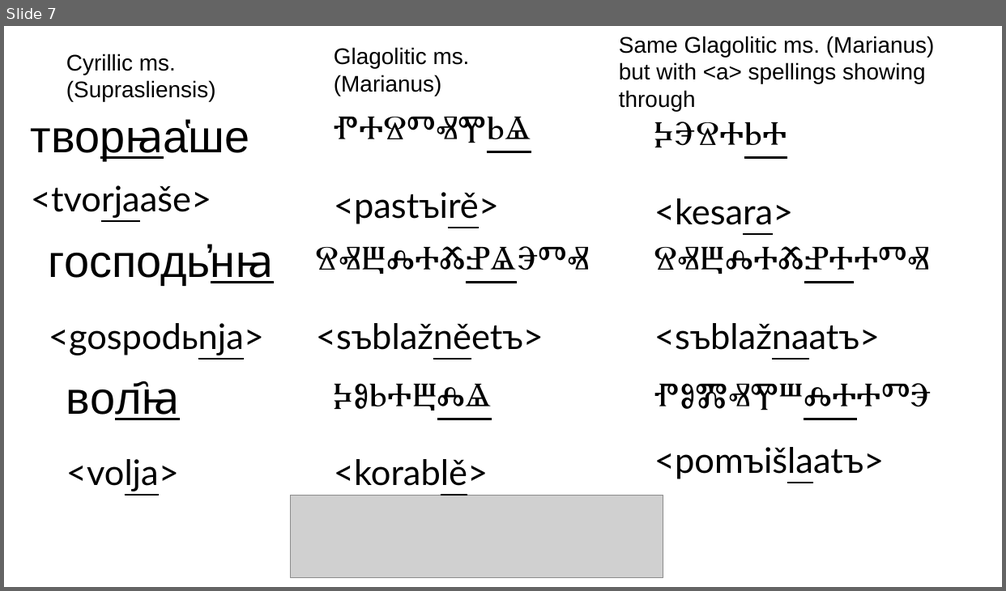
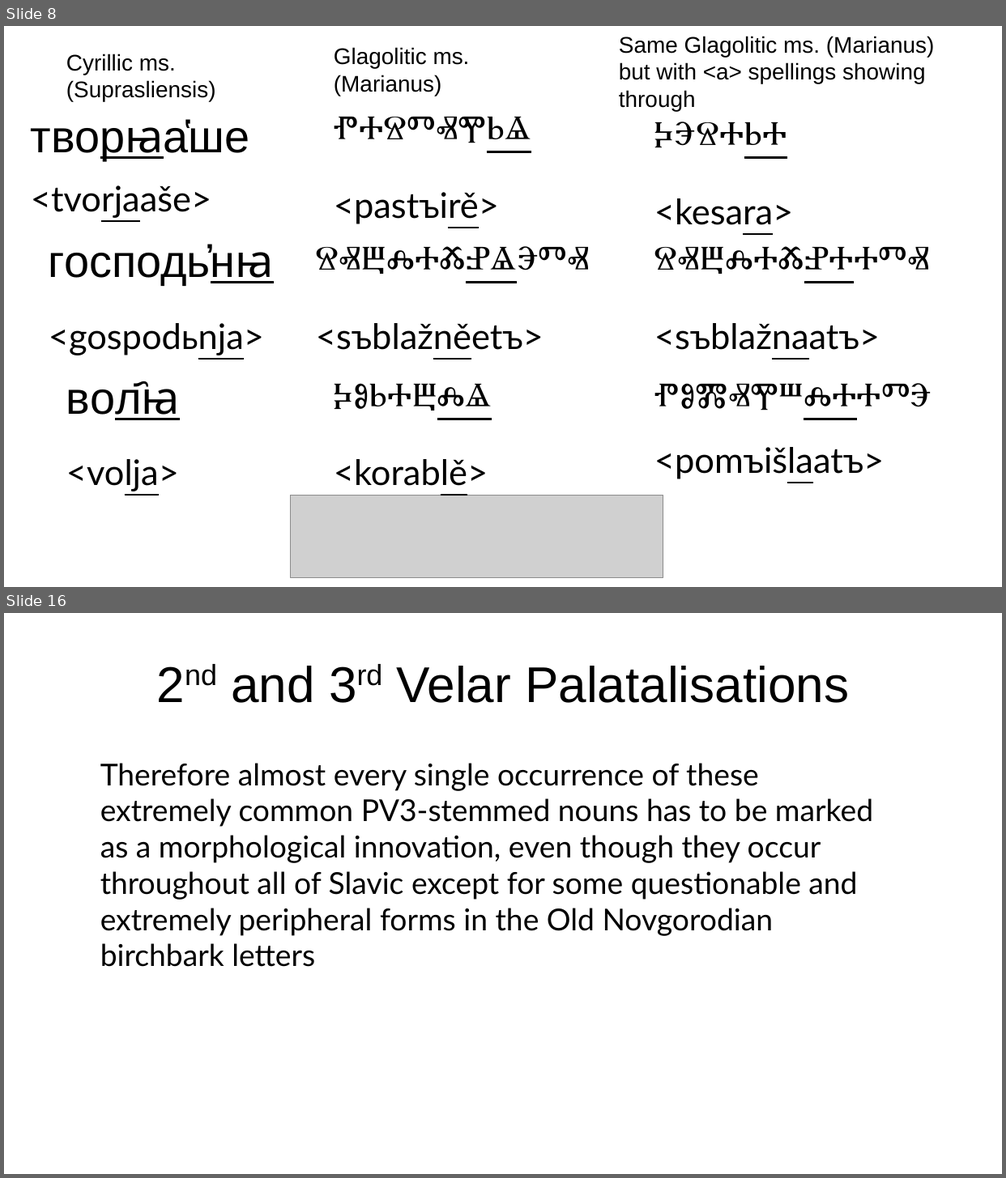
Before and after one commit to 12401453/torot_2023, a slide deck: presentation/thesis_workshop_slides.odp. Shown one above the other, each under a label of ours: slide 7 before the commit, slides 8 and 16 after it; the slides between them are not shown. The pictures are 1006x591 and 1006x1178 pixels, drawn with LibreOffice and Linux fonts; fonts in the diff are those of the drawing; grey boxes stand for pictures. Boxes give left, top, right and bottom in pixels: in the first picture for what was removed or moved away, otherwise in the second. Text is boxed around its words. In the diff, an @@ line names an element or a change of style, - is before the commit and + after.

```diff
--- a/presentation/thesis_workshop_slides.odp
+++ b/presentation/thesis_workshop_slides.odp
@@ slide 16 added at [4, 613, 1002, 1174], background #FFFFFF @@
@@ title added at [231, 666, 849, 703], 40 pt, text #000000 @@
+2nd and 3rd Velar Palatalisations
@@ text added at [100, 763, 873, 967], 24 pt, text #000000 @@
+Therefore almost every single occurrence of these extremely common PV3-stemmed nouns has to be marked as a morphological innovation, even though they occur throughout all of Slavic except for some questionable and extremely peripheral forms in the Old Novgorodian birchbark letters
@@ what was slide 7 is now slide 8 @@
```
Also in this commit, not shown: 1 slide changed, 11 other slides added, 2 slides removed, 5 other files.
